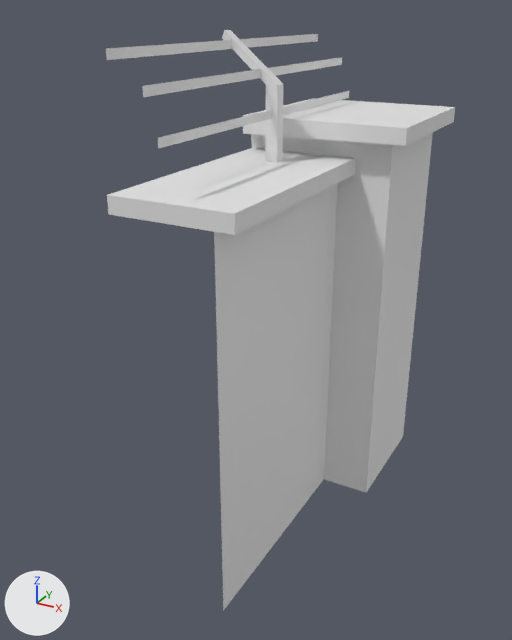
A saved change to the FBX model Blender/FBX/Outside Warehouse/Walls/Pillar Wall.fbx.
Both versions are drawn from a 50 mm lens placed at (-33.78, 22.22, 13.47), pointed at (-36.43, 27.04, 11.06). Every picture has the same lights, and +X, +Y and +Z are marked at lower left. Where no turn or scale is listed for an object, it has been applied to the vertices.

Objects in the first picture: 'Pillar Wall'.
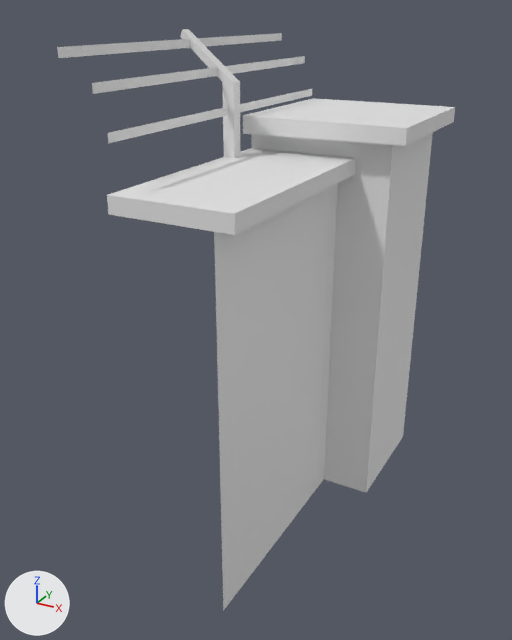
Changed parts and their boxes [x1, y1, x2, y2] in the pictures (512 x 640 px; the box of a moved part takes in the faces that stretch with it):
'Pillar Wall', reshaped (14% wider)
    before: [106, 30, 455, 611]
    after: [57, 29, 455, 611]
part 1 of me_plane_930, moved or reshaped
    before: [222, 30, 283, 163]
    after: [181, 29, 241, 158]
part 2 of me_plane_930, moved or reshaped
    before: [158, 91, 349, 149]
    after: [108, 89, 312, 143]
part 3 of me_plane_930, moved or reshaped
    before: [142, 57, 342, 97]
    after: [92, 56, 305, 94]
part 4 of me_plane_930, moved or reshaped
    before: [106, 34, 318, 60]
    after: [57, 33, 282, 58]

What changed in the scene script:
```text
Change me_plane_930:
    where me_plane_930.from_pydata(...)  # 52 vertices, 31 faces; spans x -0.83..0.55, y -1.8..1.33, z 0.0..4.07
    used by ob_pillar_wall; location = (-35.938, 27.479, 9.25)
    me_plane_930 part 1: the loose piece of 12 vertices spanning x -0.83..-0.36, y -0.36..-0.26, z 3.13..4.07 is moved by (-0.38, 0.0, 0.0)
    me_plane_930 part 2: the loose piece of 4 vertices spanning x -0.41, y -1.8..1.2, z 3.46..3.52 is moved by (-0.38, 0.0, 0.0)
    me_plane_930 part 3: the loose piece of 4 vertices spanning x -0.5, y -1.8..1.2, z 3.74..3.81 is moved by (-0.38, 0.0, 0.0)
    me_plane_930 part 4: the loose piece of 4 vertices spanning x -0.74, y -1.8..1.2, z 3.94..4.0 is moved by (-0.38, 0.0, 0.0)
```
